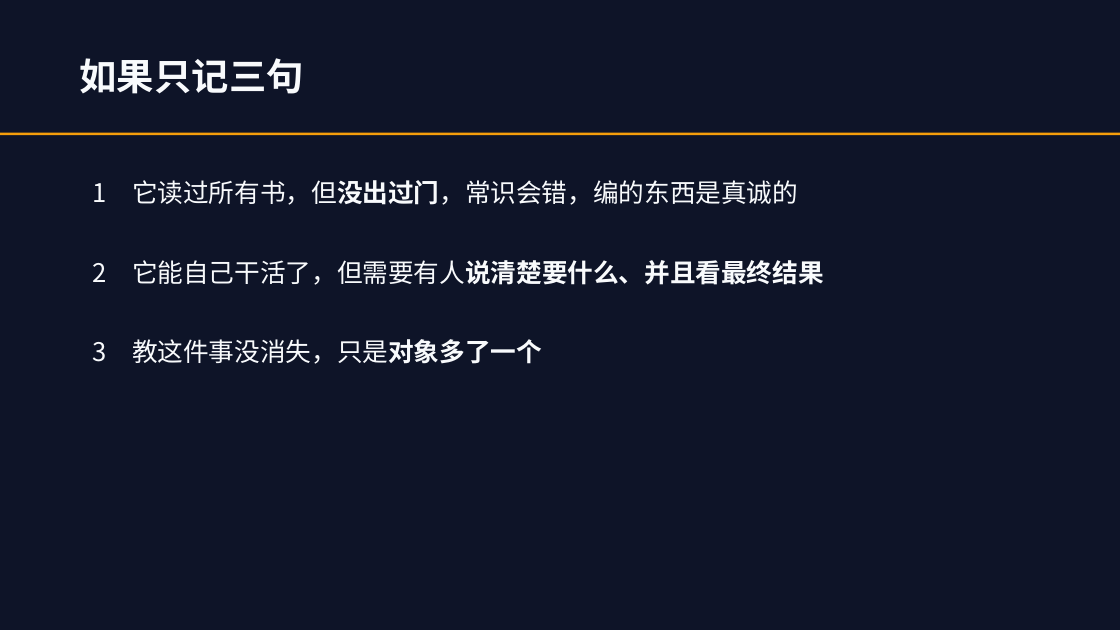
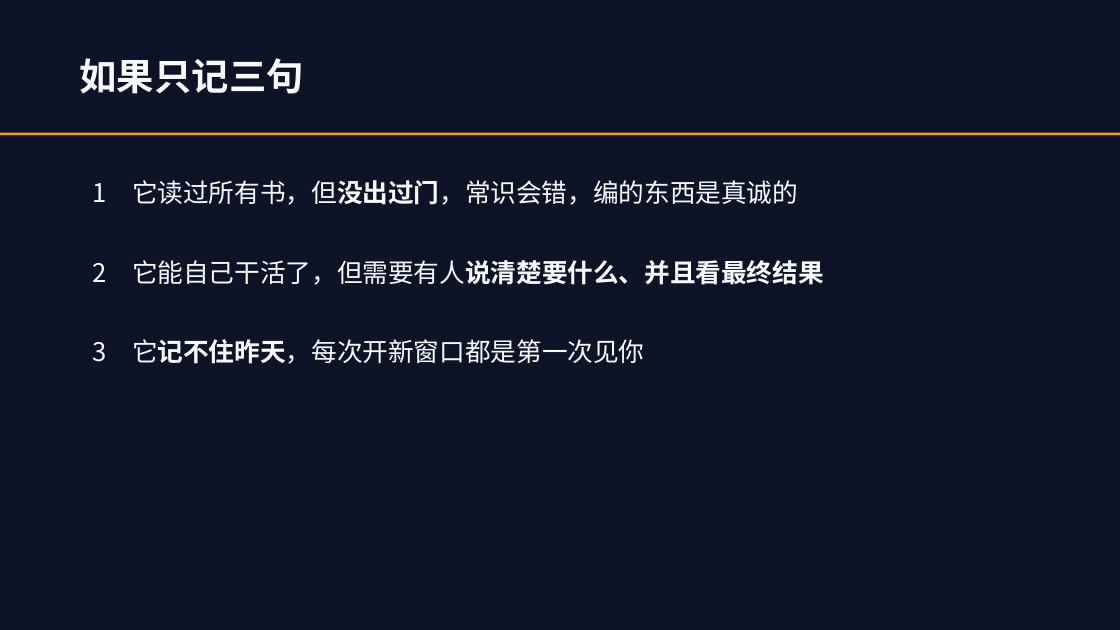
Before and after one commit to lmxxf/ai-theorys-study, a slide deck: slide 48 of wechat/curriculum/智能通识课.pptx (slide 50 before the commit). Drawn at 1120x630 pixels with LibreOffice and Linux fonts; fonts in the diff are those of the drawing. Boxes give left, top, right and bottom in pixels: in the first picture for what was removed or moved away, otherwise in the second. Text is boxed around its words. In the diff, an @@ line names an element or a change of style, - is before the commit and + after.

```diff
--- a/wechat/curriculum/智能通识课.pptx
+++ b/wechat/curriculum/智能通识课.pptx
@@ text at bbox=[92, 339, 645, 364]: text changed @@
-3 教这件事没消失，只是对象多了一个
+3 它记不住昨天，每次开新窗口都是第一次见你
```
Also in this commit, not shown: 4 other slides changed, 1 slide added, 3 slides removed, 2 other files.
